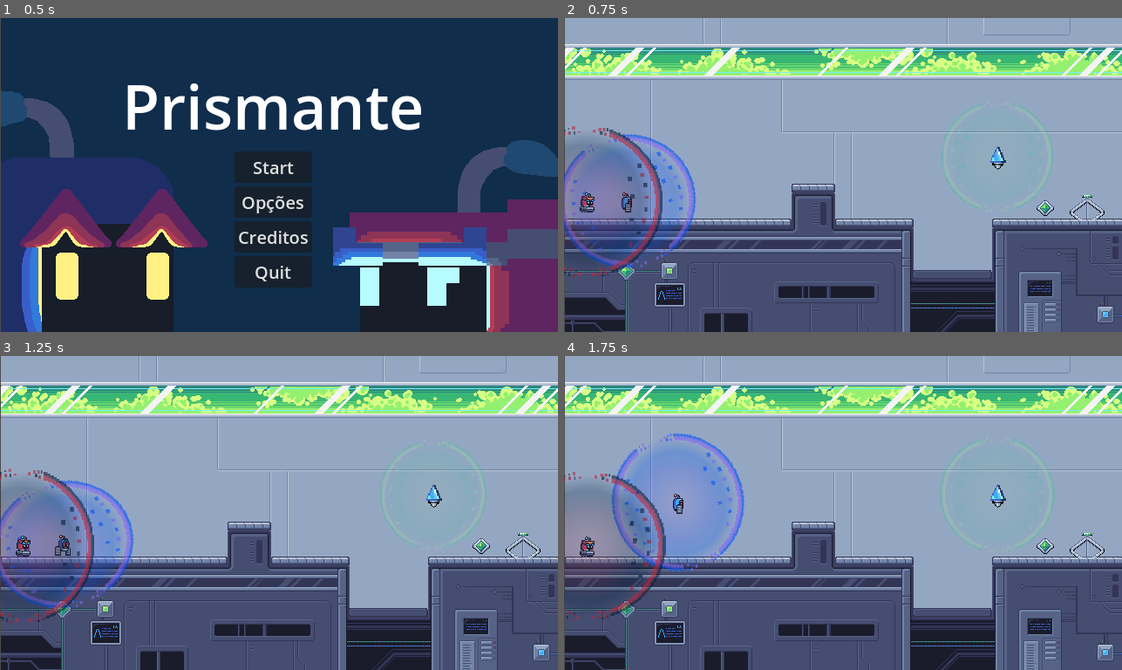
Above: before the commit, frames 1-4 (two rows, left to right).
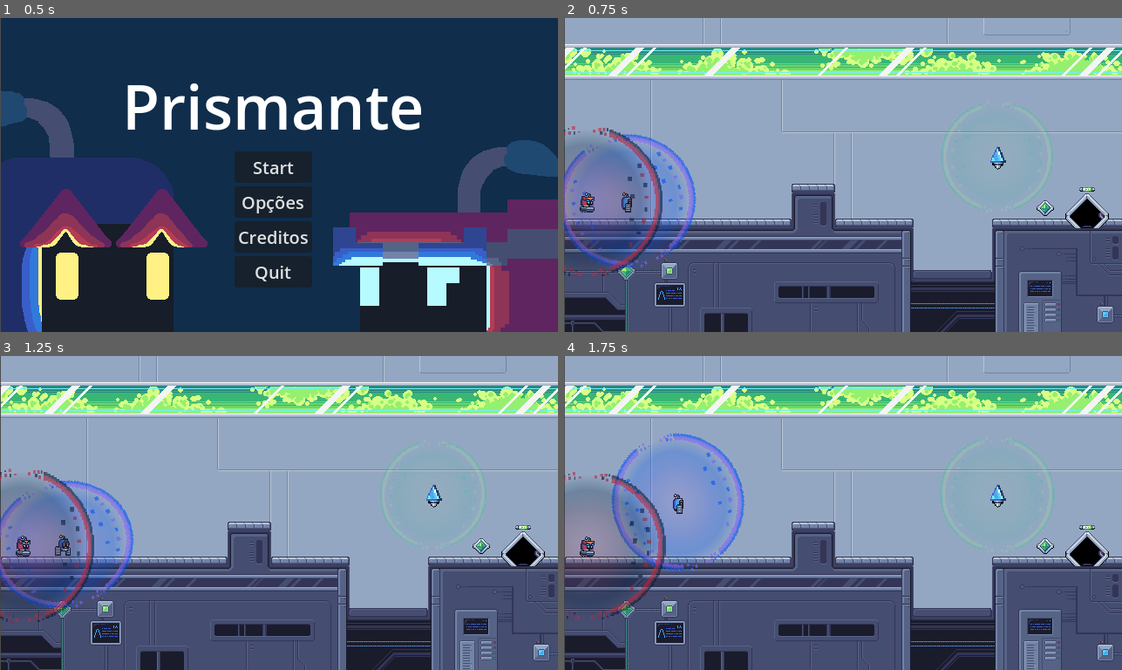
Above: after the commit, the same moments.

Repository: gdp-ufrj/Nut-Bolt
Game: Godot game, scene res://Cenas/UI/menu.tscn
Same seed, same stepped clock (60 frames per second), same inputs: the game is played once before the commit and once after it.
Inputs:
- Up to frame 1 (0.5 s): no input
- Up to frame 2 (0.75 s): click "Start" at 0.5 s
- Up to frame 3 (1.25 s): no input
- Up to frame 4 (1.75 s): tap Enter (interagir) at 1.25, 1.35 s; hold Right (ui_right) from 1.28 s (still down); tap Up (ui_up) at 1.52 s

Frame 1 is identical in both runs. In frame 2, 0.6% of the frame differs, in the area x 89-98%, y 53-67%; in frame 3, 0.6%; in frame 4, 0.6%.

Commit message:
tamanho da porta consertado

Diff:
--- a/plataform-2d-godot/Cenas/Entes/porta.tscn
+++ b/plataform-2d-godot/Cenas/Entes/porta.tscn
@@ -6,7 +6,7 @@
 [ext_resource type="AudioStream" uid="uid://b0rp6udo0r8nc" path="res://Audio/Porta/Porta abrindo.ogg" id="4_c7j4k"]
 
 [sub_resource type="RectangleShape2D" id="RectangleShape2D_fa3ny"]
-size = Vector2(40, 30)
+size = Vector2(50, 50)
 
 [sub_resource type="AtlasTexture" id="AtlasTexture_dwj36"]
 atlas = ExtResource("3_35smw")
@@ -106,19 +106,13 @@
 script = ExtResource("1_fa3ny")
 
 [node name="Icon" type="Sprite2D" parent="."]
-position = Vector2(-9.53674e-07, -1.43051e-06)
-scale = Vector2(0.8, 0.6)
+scale = Vector2(1, 1)
 texture = ExtResource("2_fa3ny")
-metadata/_edit_lock_ = true
 
 [node name="CollisionShape2D" type="CollisionShape2D" parent="."]
 shape = SubResource("RectangleShape2D_fa3ny")
-metadata/_edit_lock_ = true
 
 [node name="Abre e fecha" type="AnimatedSprite2D" parent="."]
-visible = false
-position = Vector2(-9.53674e-07, -1.43051e-06)
-scale = Vector2(0.8, 0.6)
 sprite_frames = SubResource("SpriteFrames_qedc4")
 animation = &"Abre e fecha"
 frame = 11
--- a/plataform-2d-godot/Scripts/Entes/botao.gd
+++ b/plataform-2d-godot/Scripts/Entes/botao.gd
@@ -22,7 +22,6 @@
 	else: $AnimatedSprite2D.play("b_ligar")
 	ligado = not ligado
 
-
 func _on_ativar_oneshot() -> void:
 	is_untouched = false
 	$audio_interagir.play()
